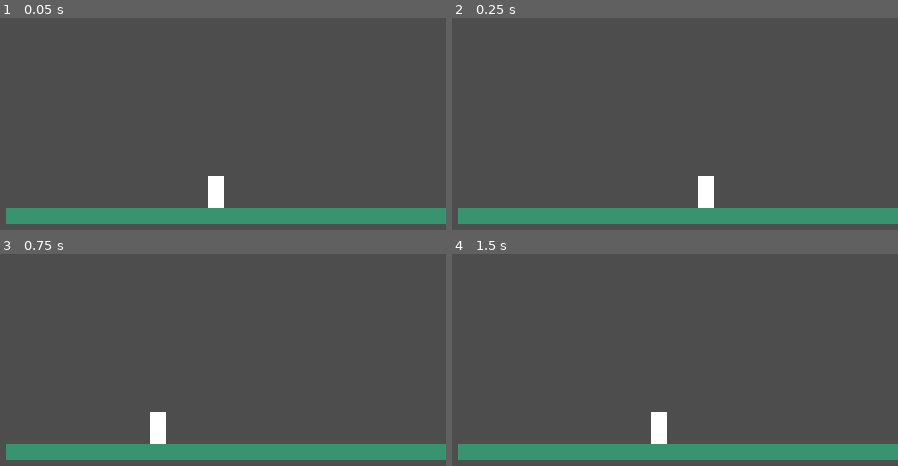
Above: before the commit, frames 1-4 (two rows, left to right).
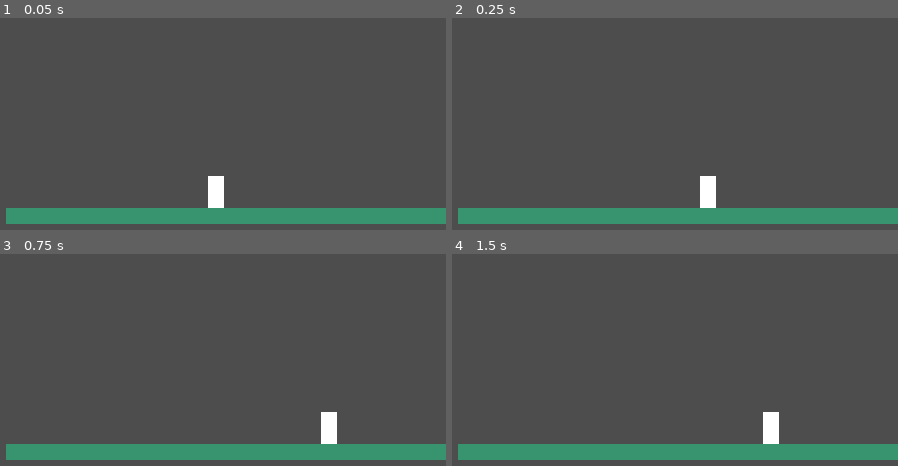
Above: after the commit, the same moments.

Repository: NTUT-NGDC/2D-Platformer-Template
Game: Godot game, scene res://tests/mechanics/Mechanic_AutoRunTest.tscn
Same seed, same stepped clock (60 frames per second), same inputs: the game is played once before the commit and once after it. This scene is started directly instead of the project's main scene. Sound files missing from this copy of the repository are replaced by a short silence.
Inputs (mouse positions are in pixels of both pictures, inside the frame that each line leads up to):
- Up to frame 1 (0.05 s): no input
- Up to frame 2 (0.25 s): no input
- Up to frame 3 (0.75 s): tap Enter at 0.5 s; move the mouse to (312, 374) at 0.52 s; hold Right (move_right) from 0.53 s (still down); tap K at 0.6 s; click (312, 374) at 0.67 s
- Up to frame 4 (1.5 s): tap Space (jump) at 0.77 s; tap 1 at 0.8 s; release Right (move_right) at 1.25 s; drag from (563, 402) to (634, 442) at 1.27 s

Frame 1 is identical in both runs. In frame 2, 0.1% of the frame differs, in the area x 55-60%, y 74-90%; in frame 3, 1.1%, in the area x 33-76%, y 74-90%; in frame 4, 1.1%.

Commit message:
U165 Mechanic_AutoRun 重生後第一幀不檢查撞牆（貼著牆死時重生會立刻轉向），新增可以連訊號的 run_left()／run_right()／turn_around()；AutoRunTest 加 K／1／2／3、兩面牆拉開；01b／零件手冊補上
Co-Authored-By: Claude Opus 5.5 <noreply@anthropic.com>

Diff:
--- a/mechanics/_scripts/Mechanic_AutoRun.gd
+++ b/mechanics/_scripts/Mechanic_AutoRun.gd
@@ -2,8 +2,9 @@
 
 # 只能往前：玩家不能自己控制方向，角色會自動往一邊跑，只能按跳躍。
 # turn_at_wall 開啟時，撞到牆壁或箱子會自動轉向。拖進 Player → Mechanics 底下就能用。
+# 可以把訊號連到 run_left()／run_right()／turn_around() 直接改方向（例：按鈕 turned_on → run_left）。
 
-## 遊戲開始時往哪個方向跑
+## 遊戲開始時、重生時往哪個方向跑
 @export_enum("向右", "向左") var start_direction: int = 0
 
 ## 撞到牆壁或箱子時要不要自動轉向
@@ -19,6 +20,8 @@
 
 var _dir: int = 1
 var _turn_cooldown_left: float = 0.0
+# 重生後第一幀不檢查撞牆：死掉期間沒有移動，is_on_wall() 還是死掉那一刻的狀態，貼著牆死的話會一重生就轉向
+var _skip_wall_check: bool = false
 
 # 套用一開始的方向，同步角色朝向
 func _on_setup() -> void:
@@ -31,6 +34,9 @@
 	if _turn_cooldown_left > 0.0:
 		_turn_cooldown_left -= ctx.delta
 		return
+	if _skip_wall_check:
+		_skip_wall_check = false
+		return
 	if not turn_at_wall or not player.is_on_wall():
 		return
 	var normal: Vector2 = player.get_wall_normal()
@@ -41,17 +47,34 @@
 func on_respawn() -> void:
 	_dir = 1 if start_direction == _DIR_RIGHT else -1
 	_turn_cooldown_left = 0.0
+	_skip_wall_check = true
 	_sync_visual()
 
-# 反轉方向、進入轉向冷卻、同步角色朝向，發出 wall_turned 事件
-func _turn_around() -> void:
-	_dir *= -1
+# 改成往左跑，可以連任何訊號
+func run_left(..._args: Array) -> void:
+	_set_direction(-1)
+
+# 改成往右跑，可以連任何訊號
+func run_right(..._args: Array) -> void:
+	_set_direction(1)
+
+# 往反方向跑，可以連任何訊號（不會發出 turned_around，那是撞牆轉向才發）
+func turn_around(..._args: Array) -> void:
+	_set_direction(-_dir)
+
+# 換成指定方向、進入轉向冷卻（避免剛轉完就被牆轉回去）、同步角色朝向
+func _set_direction(dir: int) -> void:
+	_dir = dir
 	_turn_cooldown_left = turn_cooldown
 	_sync_visual()
+
+# 撞牆轉向：反轉方向，發出 turned_around 訊號與 wall_turned 事件
+func _turn_around() -> void:
+	_set_direction(-_dir)
 	turned_around.emit()
 	Events.mechanic_event.emit("Mechanic_AutoRun", "wall_turned")
 
 # 依目前方向翻轉角色視覺，保留忽大忽小這類卡設定的體型
 func _sync_visual() -> void:
-	if player.visual:
+	if player and player.visual:
 		player.visual.scale.x = absf(player.visual.scale.x) * _dir
--- a/tests/mechanics/Mechanic_AutoRunTest.tscn
+++ b/tests/mechanics/Mechanic_AutoRunTest.tscn
@@ -38,7 +38,7 @@
 position = Vector2(-40, 57)
 
 [node name="Wall_Left" type="StaticBody2D" parent="." unique_id=542237020]
-position = Vector2(-100, 87)
+position = Vector2(-232, 87)
 collision_layer = 2
 collision_mask = 0
 
@@ -46,12 +46,12 @@
 shape = SubResource("RectangleShape2D_wall")
 
 [node name="Wall_Right" type="StaticBody2D" parent="." unique_id=2010192234]
-position = Vector2(20, 87)
+position = Vector2(233, 87)
 collision_layer = 2
 collision_mask = 0
 
 [node name="CollisionShape2D" type="CollisionShape2D" parent="Wall_Right" unique_id=1631921822]
 shape = SubResource("RectangleShape2D_wall")
 
-[node name="MechanicSignalPrinter" type="Node" parent="."]
+[node name="MechanicSignalPrinter" type="Node" parent="." unique_id=302604732]
 script = ExtResource("signal_printer")
--- a/tests/mechanics/_scripts/Mechanic_AutoRunTest.gd
+++ b/tests/mechanics/_scripts/Mechanic_AutoRunTest.gd
@@ -1,12 +1,40 @@
 extends Node2D
 
 # 手動驗證用：Mechanic_AutoRun 角色自動往一邊跑，撞牆轉向，跳躍鍵仍然有效。
+# K 死掉並在起點重生；1／2／3 呼叫 run_left()／run_right()／turn_around()。
 
+@onready var _player: Node = $Player
+@onready var _card: Node = $Player/Mechanics/Mechanic_AutoRun
+
+var _start_position: Vector2
+
+# 記下起點，印出操作說明
 func _ready() -> void:
+	_start_position = _player.global_position
 	Events.mechanic_event.connect(_on_mechanic_event)
 	print("[測試] 角色被兩面牆夾住，應該自動左右來回跑，不用按方向鍵")
 	print("[測試] 撞到牆的瞬間應該印出一次 wall_turned，角色朝向（貼圖左右翻轉）應該同步改變")
 	print("[測試] 按空白鍵跳躍應該正常有效，不受這張卡影響")
+	print("[測試] 等角色撞上右牆的那一刻按 K：在起點重生後一定往右跑（start_direction），不會一重生就轉向")
+	print("[測試] 按 1 往左、2 往右、3 反方向：角色立刻改方向、貼圖跟著翻；這三個不會印 wall_turned")
 
+# 除錯按鍵：K 死掉後在起點重生、1／2／3 改方向
+func _unhandled_input(event: InputEvent) -> void:
+	if not (event is InputEventKey and event.pressed and not event.echo):
+		return
+	match event.physical_keycode:
+		KEY_K:
+			_player.kill()
+			await get_tree().create_timer(0.3).timeout
+			_player.revive(_start_position)
+			print("[測試] 在起點重生")
+		KEY_1:
+			_card.run_left()
+		KEY_2:
+			_card.run_right()
+		KEY_3:
+			_card.turn_around()
+
+# 印出機制卡事件
 func _on_mechanic_event(card: String, event: String) -> void:
 	print("[測試] Events.mechanic_event：%s / %s" % [card, event])
Not shown: 1 places in tests/mechanics/Mechanic_AutoRunTest.tscn that only renumber resources
Not shown, changed: documents/01b_mechanic_cards.md
Not shown, changed: documents/progress.md
Not shown, changed: 零件手冊.md
